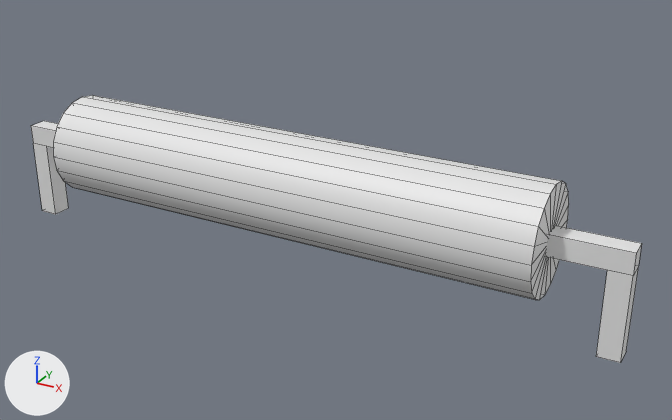
Two versions of the FBX model StarterKit/StarterKit/StarterKit.Shared/Assets/Wire.fbx, one commit apart.
Rendered twice from a 50 mm camera at (0.0429, -0.069, 0.033) aimed at (0.0044, 0.001, -0.0019). The axes (+X, +Y, +Z) are drawn at lower left. The lights are the same throughout. Mesh edges are drawn as thin lines. Where no turn or scale is listed for an object, it has been applied to the vertices.

Objects in the first picture: 'Cube_Node', 'Cube_Node.001', 'Cube_Node.002', 'Cylinder_Node'.
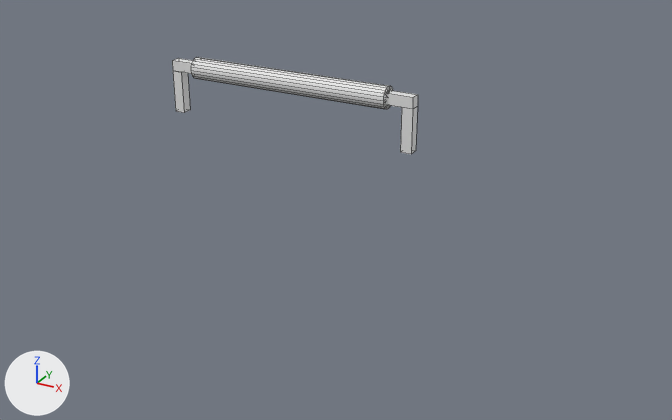
The edits, one by one:
me_cylinder is used by ob_cylinder_node; location (0.0, 0.0, 0.0); rotation (1.571, -1.571, 0.0), in degrees (90, -90, 0); scale (0.005, 0.01, 0.005).
me_cylinder had 42 vertices, 60 faces and spanned x -1.0..1.0, y -2.5..2.5, z -1.0..1.0.
me_cylinder now has 62 vertices, 78 faces and spans x -4.5..1.0, y -3.12..3.12, z -1.0..1.0.
me_cylinder part 1: a new loose piece of 20 vertices spanning x -4.5..0.5, y -3.12..3.12, z -0.5..0.5.
me_cylinder now uses material mat_material_001 (white #e7e7e7).
me_cylinder now uses material mat_material_002 (white #e7e7e7).
me_cylinder now uses material mat_material_003 (white #e7e7e7).
Object 'Cube_Node.002' (ob_cube_node_002) is deleted.
Object 'Cylinder_Node' (ob_cylinder_node) moves from (0.0, 0.0, 0.0) to (0.0, 0.0, 0.01).
Object 'Cylinder_Node' (ob_cylinder_node) is rescaled from (0.005, 0.01, 0.005) to (0.001, 0.004, 0.001).
Object 'Cube_Node' (ob_cube_node) is deleted.
Object 'Cube_Node.001' (ob_cube_node_001) is deleted.

Location of each change, [x1, y1, x2, y2] in pixels of the pictures (672 x 420 px):
'Cylinder_Node', reshaped, moved, rescaled (52% narrower, 52% shorter): before [53, 95, 569, 300]; after [172, 57, 418, 154]
'Cube_Node', deleted: before [31, 121, 642, 276]
'Cube_Node.001', deleted: before [596, 266, 639, 363]
'Cube_Node.002', deleted: before [33, 144, 68, 214]
part 1 of me_cylinder, added: after [172, 58, 418, 154]
